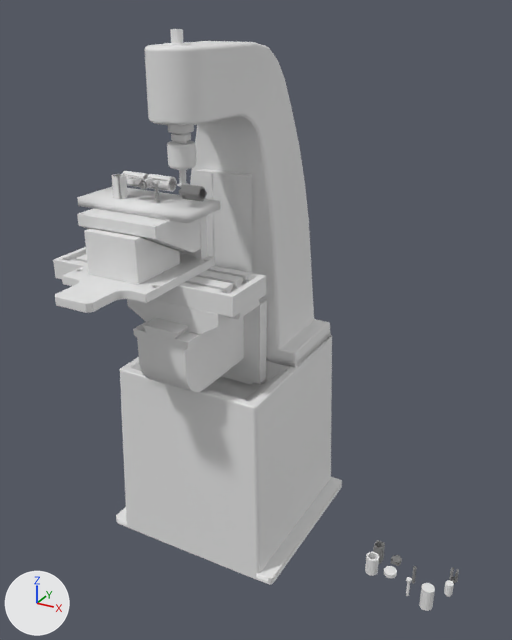
The Blender file CNC3Axis/CNC3Axis.blend: old version first, new version second.
Before and after are seen from a camera (50 mm lens) standing at (881.0, -1462.0, 1338.0) and looking at (137.0, -110.0, 662.0). Lighting does not change. The marker at lower left points along +X, +Y and +Z. The older version comes first. Both versions are drawn at frame 125 of the action 'Action'; the numbers are the values there.

Names of what the first picture shows: 'AxisX', 'AxisY', 'AxisZ', 'AxisZ.Base', 'AxisZ.Base.B', 'Foil.Base', 'Kokubo.AxisZ', 'Kokubo.Base', 'Kokubo.Spindle' and 21 more.
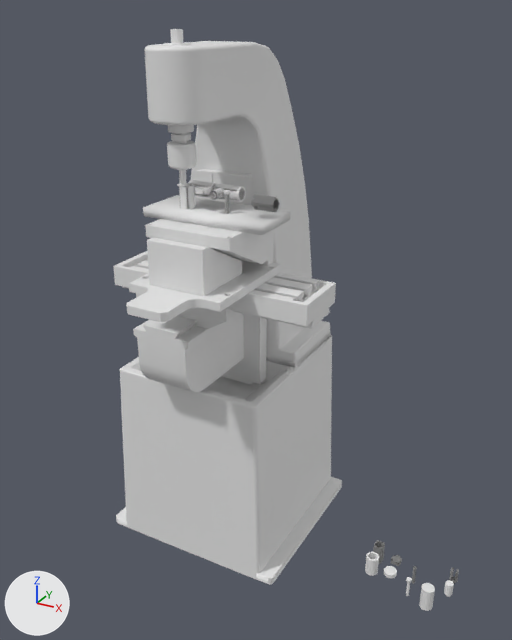
ob_axisz_group is not drawn itself; it is the parent of ob_axisz_base, ob_axisz, ob_axisz_base_b.
ob_foil_group is not drawn itself; it is the parent of ob_foil_base, ob_foil_a1, ob_foil_c1, ob_foil_ab1, ob_foil_ab2, ob_foil_b1, ob_product_c_001, ob_foil_d1.

The change in detail:
Object 'AxisZ.Group' (ob_axisz_group) moves from (-91.5, -105.0, 778.0) to (67.27, -71.23, 778.0).
Object 'AxisZ' (ob_axisz) moves from (0.0, 0.0, 11.25) to (0.0, 0.0, 0.0).
Object 'AxisX' (ob_axisx) moves from (-92.0, -8.0, -30.0) to (67.0, 26.0, -30.0).
Object 'AxisY' (ob_axisy) moves from (0.0, -8.0, -30.0) to (0.0, 26.0, -30.0).
Object 'AxisZ.Base.B' (ob_axisz_base_b) moves from (0.0, 22.5, 0.0) to (0.0, 0.0, 0.0).
Object 'Foil.Group' (ob_foil_group) moves from (-91.5, -233.0, 925.2) to (67.27, -199.2, 914.0).

What differs and where, as boxes (x1, y1, x2, y2) in the pictures (512 x 640 px):
'AxisX', moved: before (53, 247, 266, 320); after (113, 251, 336, 328)
'AxisZ.Base', moved: before (55, 216, 215, 313); after (126, 229, 281, 322)
'AxisZ.Base.B', moved: before (84, 229, 180, 285); after (147, 238, 242, 296)
'Foil.Base', moved: before (77, 187, 220, 223); after (143, 195, 291, 235)
'AxisZ', moved: before (77, 208, 201, 253); after (145, 219, 269, 264)
'AxisY', moved: before (127, 299, 231, 335); after (136, 293, 238, 329)
'Product.A.002', moved: before (179, 184, 207, 202); after (251, 194, 280, 212)
'Foil.A1', moved: before (112, 174, 128, 199); after (179, 184, 195, 210)
'Foil.AB2', moved: before (146, 174, 177, 192); after (214, 184, 246, 202)
'Foil.AB1', moved: before (122, 171, 149, 187); after (188, 180, 217, 198)
'Foil.B1', moved: before (126, 176, 142, 184); after (195, 186, 211, 194)
'Product.D.001', moved: before (139, 178, 155, 190); after (209, 188, 224, 200)
'Foil.D1', moved: before (140, 178, 155, 189); after (209, 188, 225, 199)
'Product.C.001', moved: before (155, 184, 159, 204); after (225, 194, 229, 214)
'Product.A.001', moved: before (111, 174, 128, 199); after (179, 184, 194, 209)
'Product.B.003', moved: before (165, 178, 176, 190); after (234, 189, 245, 200)
'Foil.C1', moved: before (153, 180, 160, 203); after (224, 190, 231, 214)
'Product.A.004', moved: before (147, 177, 165, 190); after (215, 186, 234, 200)
'Product.B.001', moved: before (128, 177, 140, 184); after (195, 186, 208, 194)
'Product.A.003', moved (mostly hidden): before (125, 174, 139, 186); after (189, 183, 207, 196)
'Product.B.002', moved (not visible before): after (208, 185, 216, 196)
